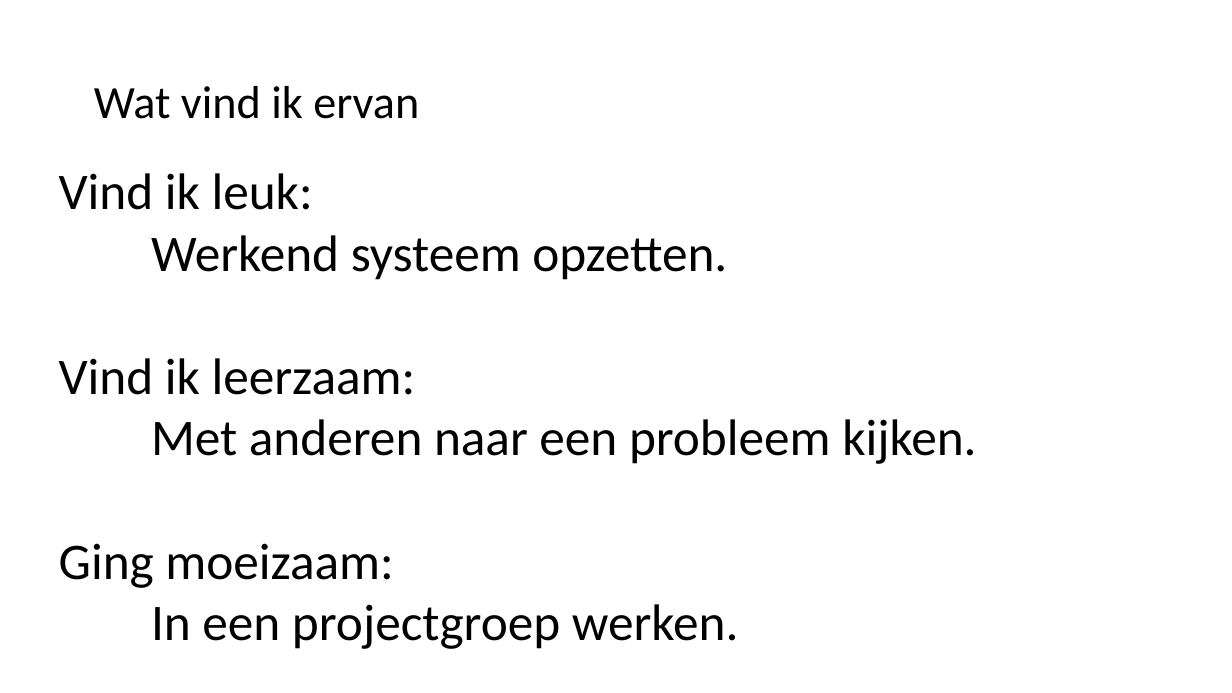
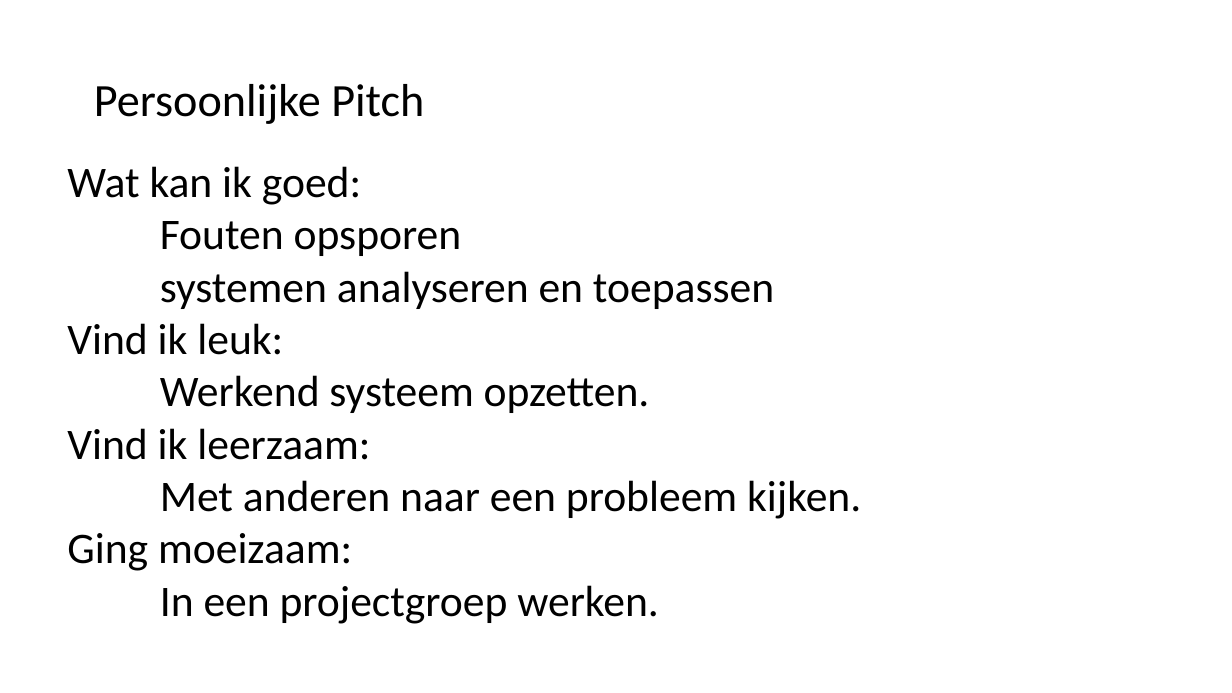
Before and after one commit to MarcRotsaert/MakeAIWork3, a slide deck: slide 4 of presentatie/oefenpresentatie.pptx (slide 2 before the commit). Drawn at 1232x693 pixels with LibreOffice and Linux fonts; fonts in the diff are those of the drawing. Boxes give left, top, right and bottom in pixels: in the first picture for what was removed or moved away, otherwise in the second. Text is boxed around its words. In the diff, an @@ line names an element or a change of style, - is before the commit and + after.

```diff
--- a/presentatie/oefenpresentatie.pptx
+++ b/presentatie/oefenpresentatie.pptx
@@ title at box(94, 84, 424, 124): text changed @@
-Wat vind ik ervan
+Persoonlijke Pitch
@@ text "Wat kan ik goed:": place and size @@
-text "Wat kan ik goed:" at box(59, 173, 976, 649)
+text "Wat kan ik goed:" at box(67, 166, 861, 624)
@@ text at box(67, 166, 774, 309): paragraphs added @@
+Wat kan ik goed:
+Fouten opsporen
+systemen analyseren en toepassen
@@ text at box(67, 323, 861, 624): size 40 to 34 pt in "Vind ik leuk:", "Werkend systeem opzetten.", "Vind ik leerzaam:", "Met anderen naar een probleem kijken." and 2 more places @@
```
Also in this commit, not shown: 1 other slide changed, 2 slides added, 1 other file.
